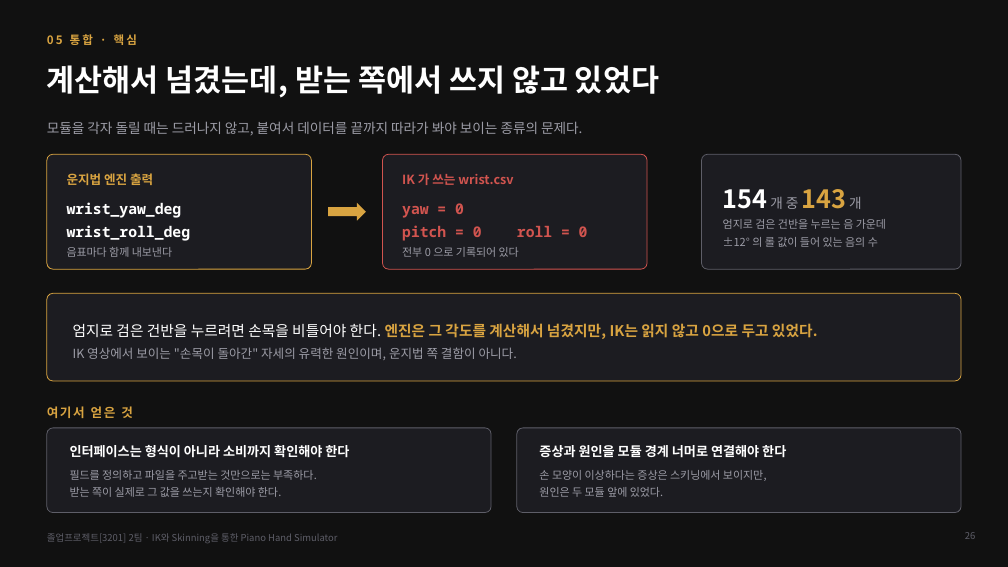
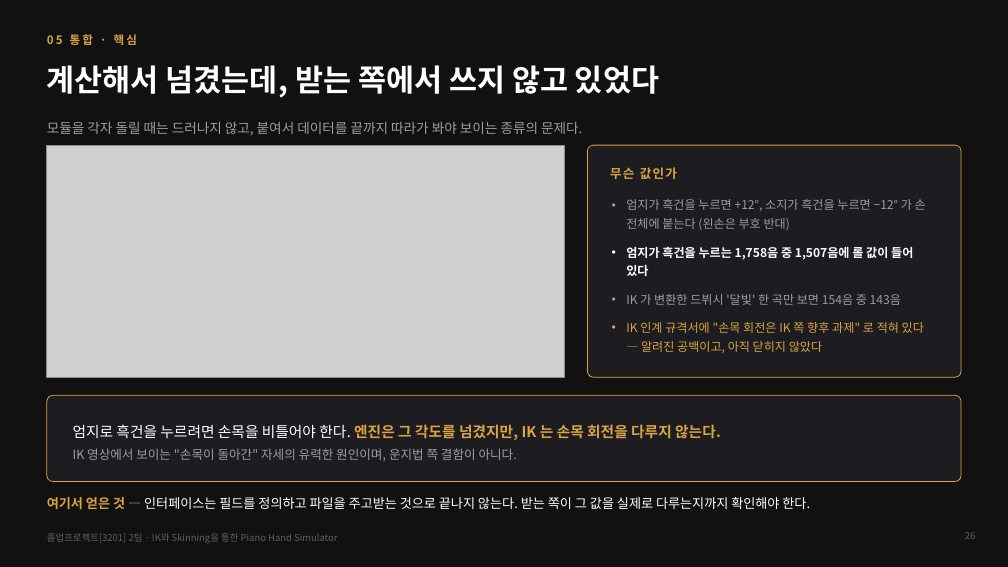
Before and after one commit to KonkukCSECapstoneTeam2-26-1/PianoHandSimulator, a slide deck: slide 26 of 03_Reports/2학기 2차 중간보고/최종 제출물/2학기_2차_중간발표.pptx. Drawn at 1008x567 pixels with LibreOffice and Linux fonts; fonts in the diff are those of the drawing; grey boxes stand for pictures. Boxes give left, top, right and bottom in pixels: in the first picture for what was removed or moved away, otherwise in the second. Text is boxed around its words. In the diff, an @@ line names an element or a change of style, - is before the commit and + after.

```diff
--- a/03_Reports/2학기 2차 중간보고/최종 제출물/2학기_2차_중간발표.pptx
+++ b/03_Reports/2학기 2차 중간보고/최종 제출물/2학기_2차_중간발표.pptx
@@ picture added at box(47, 145, 565, 377) @@
@@ rounded rectangle added at box(588, 145, 961, 377), fill #1C1C21, outline #D9A441 0.75 pt @@
@@ rounded rectangle removed at box(47, 154, 312, 269) @@
@@ text removed at box(67, 173, 153, 185) @@
-운지법 엔진 출력
@@ rounded rectangle removed at box(383, 154, 647, 269) @@
@@ text removed at box(402, 173, 513, 185) @@
-IK 가 쓰는 wrist.csv
@@ text added at box(610, 167, 677, 179), 12 pt, text #D9A441, bold @@
+무슨 값인가
@@ rounded rectangle removed at box(702, 154, 961, 269) @@
@@ text removed at box(67, 202, 191, 241) @@
-wrist_yaw_deg
-wrist_roll_deg
@@ right arrow removed at box(328, 203, 366, 221) @@
@@ text removed at box(402, 203, 588, 241) @@
-yaw = 0
-pitch = 0 roll = 0
@@ text added at box(626, 199, 926, 353), 11.5 pt, text #9C9CA6 @@
+• 엄지가 흑건을 누르면 +12°, 소지가 흑건을 누르면 −12° 가 손 전체에 붙는다 (왼손은 부호 반대)
+• 엄지가 흑건을 누르는 1,758음 중 1,507음에 롤 값이 들어 있다
+• IK 가 변환한 드뷔시 '달빛' 한 곡만 보면 154음 중 143음
+• IK 인계 규격서에 "손목 회전은 IK 쪽 향후 과제" 로 적혀 있다 — 알려진 공백이고, 아직 닫히지 않았다
@@ text removed at box(723, 189, 886, 247) @@
-154 개 중 143 개
-엄지로 검은 건반을 누르는 음 가운데
-±12° 의 롤 값이 들어 있는 음의 수
@@ text removed at box(67, 247, 172, 257) @@
-음표마다 함께 내보낸다
@@ text removed at box(402, 247, 519, 257) @@
-전부 0 으로 기록되어 있다
@@ rounded rectangle: place and size @@
-rounded rectangle at box(47, 293, 961, 381)
+rounded rectangle at box(47, 395, 961, 482)
@@ rounded rectangle at box(47, 395, 961, 482): proportions changed @@
@@ text removed at box(47, 406, 133, 418) @@
-여기서 얻은 것
@@ text "엄지로 흑건을 누르려면 손목을 비틀어야 ...": place and size @@
-text "엄지로 흑건을 누르려면 손목을 비틀어야 ..." at box(73, 323, 818, 360)
+text "엄지로 흑건을 누르려면 손목을 비틀어야 ..." at box(73, 424, 721, 461)
@@ rounded rectangle removed at box(47, 428, 492, 513) @@
@@ text removed at box(70, 445, 349, 458) @@
-인터페이스는 형식이 아니라 소비까지 확인해야 한다
@@ text at box(73, 424, 721, 440): text changed @@
-엄지로 검은 건반을 누르려면 손목을 비틀어야 한다. 엔진은 그 각도를 계산해서 넘겼지만, IK는 읽지 않고 0으로 두고 있었다.
+엄지로 흑건을 누르려면 손목을 비틀어야 한다. 엔진은 그 각도를 넘겼지만, IK 는 손목 회전을 다루지 않는다.
@@ rounded rectangle removed at box(517, 428, 962, 513) @@
@@ text removed at box(539, 445, 786, 458) @@
-증상과 원인을 모듈 경계 너머로 연결해야 한다
@@ text removed at box(539, 470, 767, 497) @@
-손 모양이 이상하다는 증상은 스키닝에서 보이지만,
-원인은 두 모듈 앞에 있었다.
@@ text at box(47, 497, 810, 509): text changed; size 10.5 to 12.5 pt; text colour #9C9CA6 to #FFFFFF @@
-필드를 정의하고 파일을 주고받는 것만으로는 부족하다.
-받는 쪽이 실제로 그 값을 쓰는지 확인해야 한다.
+여기서 얻은 것 — 인터페이스는 필드를 정의하고 파일을 주고받는 것으로 끝나지 않는다. 받는 쪽이 그 값을 실제로 다루는지까지 확인해야 한다.
@@ text "여기서 얻은 것 — 인터페이스는 ..." at box(47, 497, 810, 509): vertical alignment top to middle @@
```
Also in this commit, not shown: 1 other slide changed, 6 other files.
